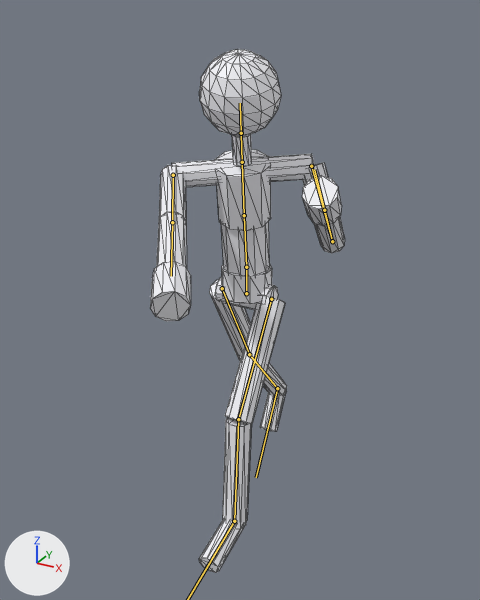
The glTF model stickman.glb as it was, and as the next commit left it.
One viewpoint serves both versions: a camera (50 mm lens) standing at (1.029, -2.1, 1.78) and looking at (0.023, -0.271, 0.866). Arrows for +X, +Y and +Z are at lower left; the lights stay in place. The picture after the commit comes second. Both versions are drawn at frame 7 of the action 'punch_basic'; the numbers are the values there. The bones that change, and the others that lie on the model, are drawn over the model as lines. Mesh edges are drawn as thin lines.

In view in the first picture: 'Stickman_Mesh'.
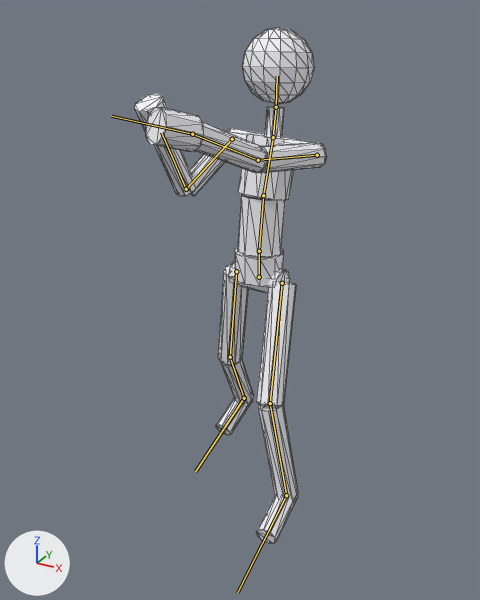
The change, as a diff of the scene's bpy script:
```diff
--- a/stickman.glb.py
+++ b/stickman.glb.py
@@ bone_hips @@
 bone_hips = bpy.data.objects['Stickman_Rig'].pose.bones['Hips']
-bone_hips.location = (0.0, -0.1, 0.18)
-bone_hips.rotation_quaternion = (1.0, 0.0, 0.0, 0.0)  # degrees (0, 0, 0)
+bone_hips.location = (0.0, -0.07, 0.085)
+bone_hips.rotation_quaternion = (0.999, 0.0, -0.052, 0.0)  # degrees (0, -6, 0)
@@ bone_leftupperleg @@
 bone_leftupperleg = bpy.data.objects['Stickman_Rig'].pose.bones['LeftUpperLeg']  # child of 'Hips'
-bone_leftupperleg.rotation_quaternion = (0.956, -0.292, 0.0, 0.0)  # degrees (-34, 0, 0)
+bone_leftupperleg.rotation_quaternion = (0.97, -0.225, -0.035, -0.08)  # degrees (-26, -6, -8)
@@ bone_leftlowerleg @@
 bone_leftlowerleg = bpy.data.objects['Stickman_Rig'].pose.bones['LeftLowerLeg']  # child of 'LeftUpperLeg'
-bone_leftlowerleg.rotation_quaternion = (0.966, 0.259, 0.0, 0.0)  # degrees (30, 0, 0)
+bone_leftlowerleg.rotation_quaternion = (0.961, 0.276, 0.0, 0.0)  # degrees (32, 0, 0)
@@ bone_leftfoot @@
 bone_leftfoot = bpy.data.objects['Stickman_Rig'].pose.bones['LeftFoot']  # child of 'LeftLowerLeg'
-bone_leftfoot.rotation_quaternion = (1.0, 0.0, 0.0, 0.0)  # degrees (0, 0, 0)
+bone_leftfoot.rotation_quaternion = (0.996, -0.087, 0.0, 0.0)  # degrees (-10, 0, 0)
@@ bone_rightupperleg @@
 bone_rightupperleg = bpy.data.objects['Stickman_Rig'].pose.bones['RightUpperLeg']  # child of 'Hips'
-bone_rightupperleg.rotation_quaternion = (-0.966, -0.259, 0.0, 0.0)  # degrees (30, 0, 0)
+bone_rightupperleg.rotation_quaternion = (0.991, 0.082, -0.044, 0.091)  # degrees (9, -6, 10)
@@ bone_rightlowerleg @@
 bone_rightlowerleg = bpy.data.objects['Stickman_Rig'].pose.bones['RightLowerLeg']  # child of 'RightUpperLeg'
-bone_rightlowerleg.rotation_quaternion = (0.995, 0.105, 0.0, 0.0)  # degrees (12, 0, 0)
+bone_rightlowerleg.rotation_quaternion = (0.978, 0.208, 0.0, 0.0)  # degrees (24, 0, 0)
@@ bone_rightfoot @@
 bone_rightfoot = bpy.data.objects['Stickman_Rig'].pose.bones['RightFoot']  # child of 'RightLowerLeg'
-bone_rightfoot.rotation_quaternion = (1.0, 0.0, 0.0, 0.0)  # degrees (0, 0, 0)
+bone_rightfoot.rotation_quaternion = (0.97, -0.242, 0.0, 0.0)  # degrees (-28, 0, 0)
@@ bone_spine @@
 bone_spine = bpy.data.objects['Stickman_Rig'].pose.bones['Spine']  # child of 'Hips'
-bone_spine.rotation_quaternion = (0.989, 0.087, 0.121, -0.011)  # degrees (10, 14, 0)
+bone_spine.rotation_quaternion = (0.998, -0.052, -0.039, -0.002)  # degrees (-6, -5, 0)
@@ bone_chest @@
 bone_chest = bpy.data.objects['Stickman_Rig'].pose.bones['Chest']  # child of 'Spine'
-bone_chest.rotation_quaternion = (0.985, 0.069, 0.156, -0.011)  # degrees (8, 18, 0)
+bone_chest.rotation_quaternion = (0.993, -0.059, -0.104, -0.006)  # degrees (-7, -12, 0)
@@ bone_leftupperarm @@
 bone_leftupperarm = bpy.data.objects['Stickman_Rig'].pose.bones['LeftUpperArm']  # child of 'Chest'
-bone_leftupperarm.rotation_quaternion = (0.958, -0.257, 0.034, -0.126)  # degrees (-30, 0, -15)
+bone_leftupperarm.rotation_quaternion = (0.757, -0.653, 0.02, -0.025)  # degrees (-82, 0, -4)
@@ bone_leftlowerarm @@
 bone_leftlowerarm = bpy.data.objects['Stickman_Rig'].pose.bones['LeftLowerArm']  # child of 'LeftUpperArm'
-bone_leftlowerarm.rotation_quaternion = (0.5, -0.866, 0.0, 0.0)  # degrees (-120, 0, 0)
+bone_leftlowerarm.rotation_quaternion = (0.986, -0.168, 0.0, 0.0)  # degrees (-19, 0, 0)
@@ bone_lefthand @@
 bone_lefthand = bpy.data.objects['Stickman_Rig'].pose.bones['LeftHand']  # child of 'LeftLowerArm'
-bone_lefthand.rotation_quaternion = (1.0, 0.0, 0.0, 0.0)  # degrees (0, 0, 0)
+bone_lefthand.rotation_quaternion = (0.998, 0.065, 0.0, 0.0)  # degrees (8, 0, 0)
@@ bone_neck @@
 bone_neck = bpy.data.objects['Stickman_Rig'].pose.bones['Neck']  # child of 'Chest'
-bone_neck.rotation_quaternion = (1.0, 0.0, 0.0, 0.0)  # degrees (0, 0, 0)
+bone_neck.rotation_quaternion = (0.999, 0.052, 0.0, 0.0)  # degrees (6, 0, 0)
@@ bone_rightupperarm @@
 bone_rightupperarm = bpy.data.objects['Stickman_Rig'].pose.bones['RightUpperArm']  # child of 'Chest'
-bone_rightupperarm.rotation_quaternion = (0.719, -0.695, 0.0, 0.0)  # degrees (-88, 0, 0)
+bone_rightupperarm.rotation_quaternion = (0.948, -0.299, -0.031, 0.1)  # degrees (-35, 0, 12)
@@ bone_rightlowerarm @@
 bone_rightlowerarm = bpy.data.objects['Stickman_Rig'].pose.bones['RightLowerArm']  # child of 'RightUpperArm'
-bone_rightlowerarm.rotation_quaternion = (1.0, -0.026, 0.0, 0.0)  # degrees (-3, 0, 0)
+bone_rightlowerarm.rotation_quaternion = (0.609, -0.793, 0.0, 0.0)  # degrees (-105, 0, 0)
```

Changed parts and their boxes (x1, y1, x2, y2) in the pictures (480 x 600 px):
'Stickman_Mesh', posed: before (150, 49, 345, 573); after (135, 27, 327, 544)
bone 'Hips', root to tip: before (246, 293) to (246, 267); after (259, 277) to (259, 251)
bone 'LeftUpperLeg', root to tip: before (271, 299) to (238, 419); after (282, 283) to (270, 403)
bone 'LeftLowerLeg', root to tip: before (238, 419) to (234, 521); after (270, 403) to (286, 495)
bone 'RightUpperLeg', root to tip: before (222, 288) to (249, 354); after (236, 271) to (230, 357)
bone 'RightLowerLeg', root to tip: before (249, 354) to (277, 388); after (230, 357) to (244, 398)
bone 'RightFoot', root to tip: before (277, 388) to (256, 477); after (244, 398) to (195, 471)
bone 'Spine', root to tip: before (246, 267) to (244, 215); after (259, 251) to (263, 195)
bone 'Chest', root to tip: before (244, 215) to (242, 162); after (263, 195) to (273, 137)
bone 'LeftUpperArm', root to tip: before (311, 166) to (332, 241); after (317, 155) to (258, 160)
bone 'LeftLowerArm', root to tip: before (332, 241) to (324, 210); after (258, 160) to (192, 134)
bone 'LeftHand', root to tip: before (324, 210) to (314, 169); after (192, 134) to (111, 116)
bone 'Neck', root to tip: before (242, 162) to (241, 133); after (273, 137) to (276, 107)
bone 'RightUpperArm', root to tip: before (173, 175) to (172, 222); after (232, 139) to (186, 189)
bone 'RightLowerArm', root to tip: before (172, 222) to (171, 276); after (186, 189) to (161, 132)
